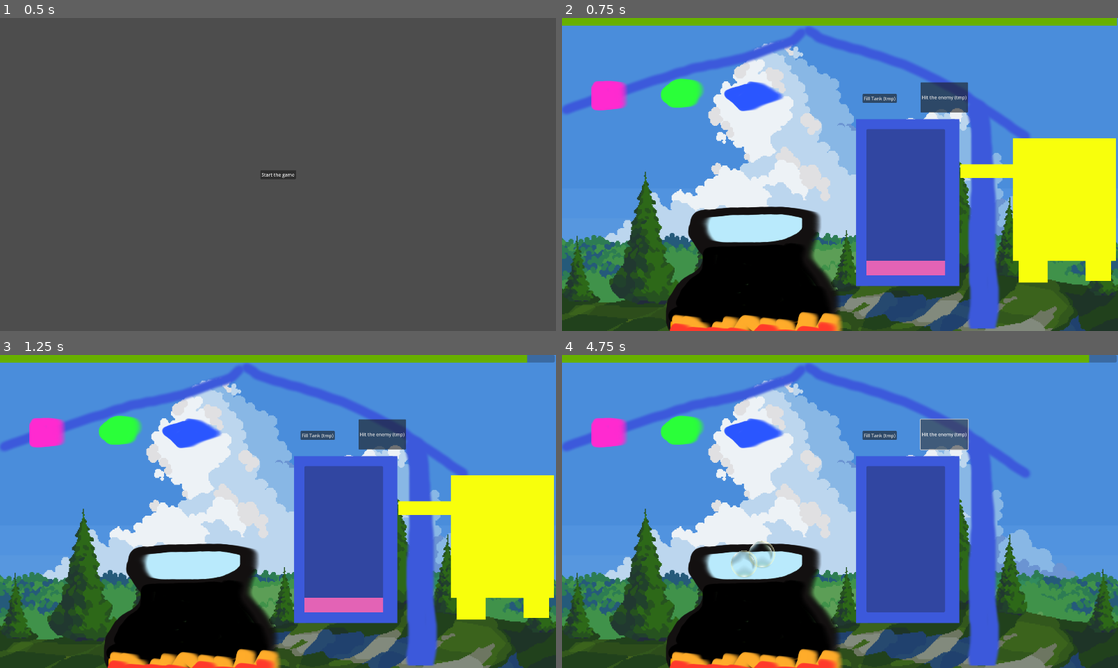
Above: before the commit, frames 1-4 (two rows, left to right).
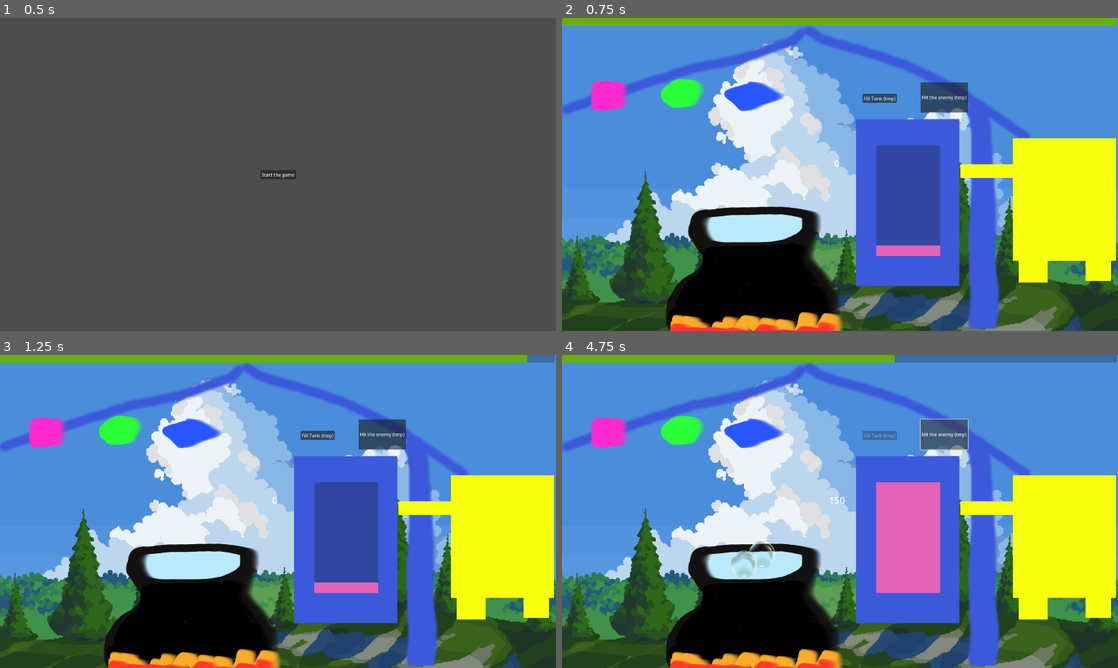
Above: after the commit, the same moments.

Repository: jackfruitgames/ahirutochi
Game: Godot game, scene res://scenes/MainMenu/main_menu.tscn
Two runs of this game, one before a commit and one after it. Both use one fixed random seed, a clock stepped at 60 frames per second and the inputs below.
Inputs (mouse positions are in pixels of both pictures, inside the frame that each line leads up to):
- Up to frame 1 (0.5 s): no input
- Up to frame 2 (0.75 s): click "Start the game" at 0.5 s
- Up to frame 3 (1.25 s): no input
- Up to frame 4 (4.75 s): click "Hit the enemy (tmp)" at 1.25 s; click "Fill Tank (tmp)" at 2 s; click (745, 545) at 2.75 s; click (756, 561) at 3.5 s; click "Hit the enemy (tmp)" at 4.25 s

Frame 1 is identical in both runs. In frame 2, 3.0% of the frame differs, in the area x 49-69%, y 35-83%; in frame 3, 3.0%; in frame 4, 16%, in the area x 48-100%, y 0-85%.

Commit message:
Implement preasurizing logic

Diff:
--- a/scenes/SodaDream/soda_dream.gd
+++ b/scenes/SodaDream/soda_dream.gd
@@ -1,32 +1,48 @@
 extends Node2D
 
 signal shot_fired
+# Fill of the tank from 0 to 100
 var tank_fill_procentage = 0
-
-# Called when the node enters the scene tree for the first time.
-func _ready() -> void:
-	pass # Replace with function body.
+# Pressure from 0 to 180 max
+var pressure = 0
 
 
-# Called every frame. 'delta' is the elapsed time since the previous frame.
-func _process(delta: float) -> void:
-	pass
+# start the whole filling process from outside
+func start_filling() -> void:
+	$TankFillTimer.start()
 
 
 func _on_tmp_hit_button_pressed() -> void:
-	tank_fill_procentage = 0
-	$TankFillProgressBar.value = tank_fill_procentage
-	shot_fired.emit()
+	if pressure >= 180:
+		$PressureTimer.stop()
+		tank_fill_procentage = 0
+		$TankFillProgressBar.value = tank_fill_procentage
+		pressure = 0
+		$PressureGaugeNumber.text = str(pressure)
+		$TmpFillTankButton.disabled = false
+		shot_fired.emit()
 
 
 func _on_tmp_fill_tank_button_pressed() -> void:
-	$TankFillTimer.start()
+	start_filling()
+	$TmpFillTankButton.disabled = true
 
 
 func _on_tank_fill_timer_timeout() -> void:
 	if tank_fill_procentage < 100:
 		tank_fill_procentage += 10
 	else:
+		# Stop the filling, start the pressurizing
 		$TankFillTimer.stop()
+		$PressureTimer.start()
 
 	$TankFillProgressBar.value = tank_fill_procentage
+
+
+func _on_pressure_timer_timeout() -> void:
+	if pressure < 180:
+		pressure += 10
+		$PressureGaugeNumber.text = str(pressure)
+	else:
+		# pressure at max
+		pass
--- a/scenes/SodaDream/soda_dream.tscn
+++ b/scenes/SodaDream/soda_dream.tscn
@@ -34,17 +34,10 @@
 text = "Fill Tank (tmp)"
 
 [node name="TankFillProgressBar" type="ProgressBar" parent="."]
-anchors_preset = 8
-anchor_left = 0.5
-anchor_top = 0.5
-anchor_right = 0.5
-anchor_bottom = 0.5
-offset_left = -139.0
-offset_top = 274.0
-offset_right = 366.0
-offset_bottom = 546.0
-grow_horizontal = 2
-grow_vertical = 2
+offset_left = -104.0
+offset_top = 208.0
+offset_right = 279.0
+offset_bottom = 428.0
 rotation = -1.5708
 theme_override_styles/fill = SubResource("StyleBoxFlat_l7w7m")
 step = 1.0
@@ -54,6 +47,19 @@
 [node name="TankFillTimer" type="Timer" parent="."]
 wait_time = 0.1
 
+[node name="PressureGaugeNumber" type="Label" parent="."]
+offset_left = -280.0
+offset_top = -136.0
+offset_right = -240.0
+offset_bottom = -113.0
+scale = Vector2(2, 2)
+text = "0"
+horizontal_alignment = 1
+
+[node name="PressureTimer" type="Timer" parent="."]
+wait_time = 0.1
+
 [connection signal="pressed" from="TmpHitButton" to="." method="_on_tmp_hit_button_pressed"]
 [connection signal="pressed" from="TmpFillTankButton" to="." method="_on_tmp_fill_tank_button_pressed"]
 [connection signal="timeout" from="TankFillTimer" to="." method="_on_tank_fill_timer_timeout"]
+[connection signal="timeout" from="PressureTimer" to="." method="_on_pressure_timer_timeout"]
